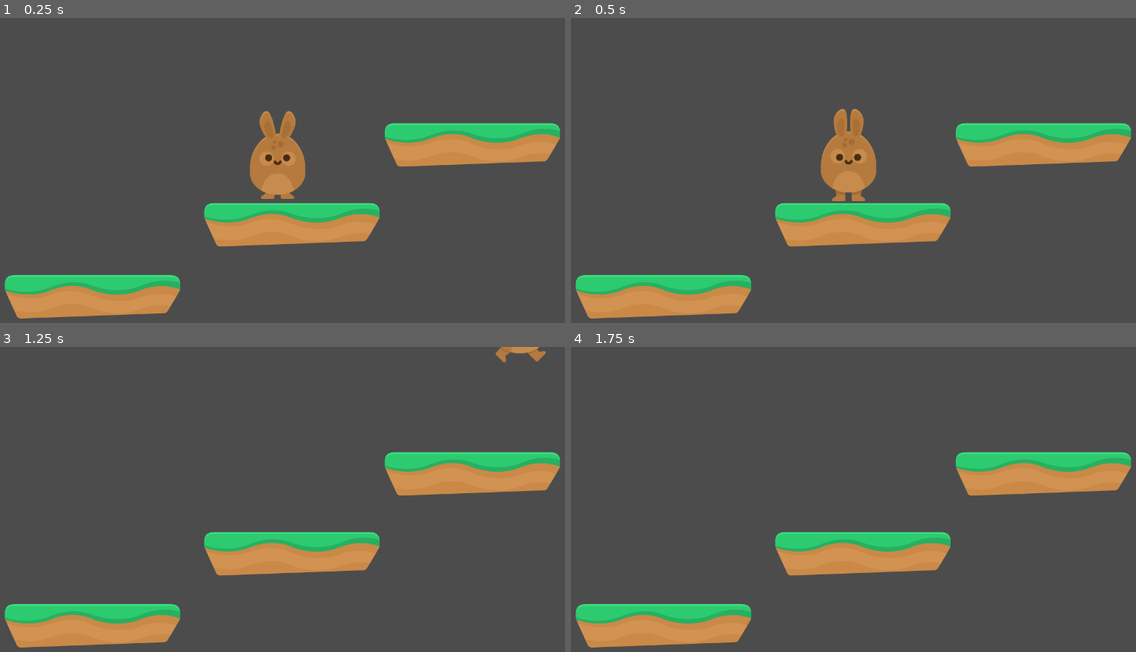
Above: before the commit, frames 1-4 (two rows, left to right).
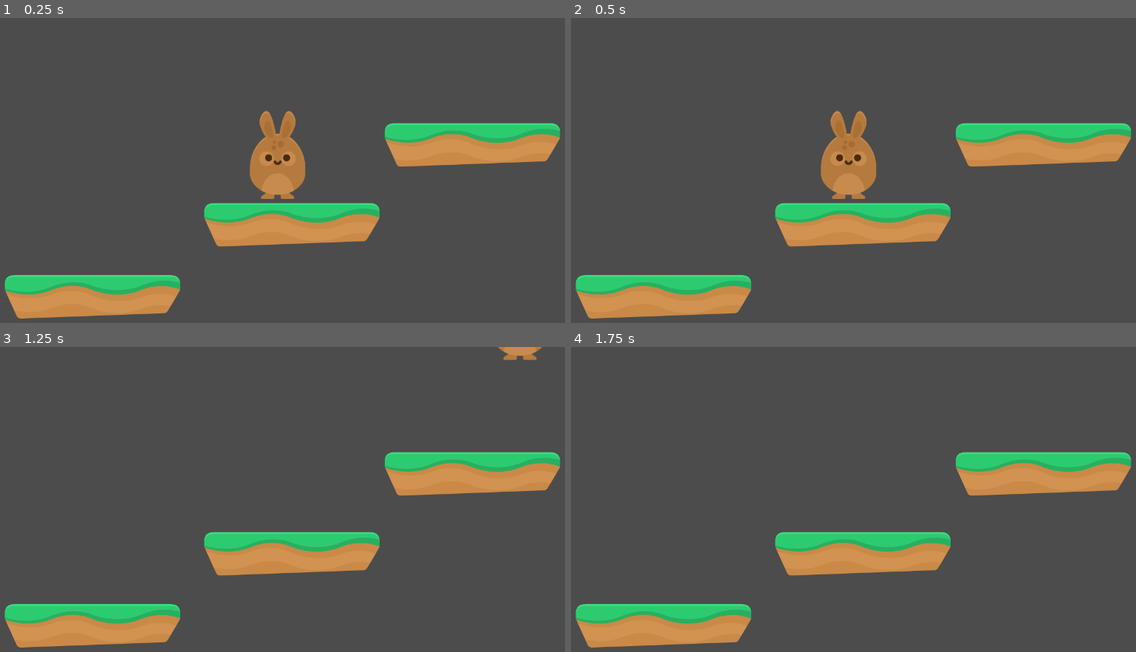
Above: after the commit, the same moments.

Repository: kalakian/DiscoveringGodot_old
Game: Godot game, scene res://Scenes/Levels/Level1.tscn
Two runs of this game, one before a commit and one after it. Both use one fixed random seed, a clock stepped at 60 frames per second and the inputs below.
Inputs:
- Up to frame 1 (0.25 s): no input
- Up to frame 2 (0.5 s): no input
- Up to frame 3 (1.25 s): hold Right (right) from 0.53 s (still down); hold W (jump) from 0.53 s (still down)
- Up to frame 4 (1.75 s): keep holding Right (right); release W (jump) at 1.28 s; tap W (jump) at 1.35, 1.52 s

Frame 1 is identical in both runs. In frame 2, 0.4% of the frame differs, in the area x 44-54%, y 29-61%; in frame 3, 0.2%; in frame 4, nothing differs.
Error after the commit: Parse Error: The function signature doesn't match the parent. Parent signature is: "void update()". (res://Scripts/PlayerAnimation.gd:3)

Commit message:
3_Hoppy_Days: Code Cleanup
- Bunny's Animation moved to a separate script
- Bunny now has a jump animation

Diff:
--- a/3_Hoppy_Days/Scenes/Player.tscn
+++ b/3_Hoppy_Days/Scenes/Player.tscn
@@ -7,6 +7,7 @@
 [ext_resource path="res://GFX/Players/bunny1_jump.png" type="Texture" id=5]
 [ext_resource path="res://GFX/Players/bunny1_walk1.png" type="Texture" id=6]
 [ext_resource path="res://GFX/Players/bunny1_walk2.png" type="Texture" id=7]
+[ext_resource path="res://Scripts/PlayerAnimation.gd" type="Script" id=8]
 
 [sub_resource type="SpriteFrames" id=2]
 
@@ -55,6 +56,7 @@
 frames = SubResource( 2 )
 animation = "idle"
 frame = 1
+script = ExtResource( 8 )
 
 [node name="CollisionShape2D" type="CollisionShape2D" parent="." index="1"]
 
--- a/3_Hoppy_Days/Scripts/Player.gd
+++ b/3_Hoppy_Days/Scripts/Player.gd
@@ -8,10 +8,22 @@
 var motion = Vector2()
 
 func _physics_process(delta):
+	update_motion(delta)
+
+
+func _process(delta):
+	update_animation()
+
+
+func update_motion(delta):
 	fall(delta)
 	run()
 	jump()
 	move_and_slide(motion, UP)
+
+
+func update_animation():
+	$AnimatedSprite.update(motion)
 
 
 func fall(delta):
@@ -29,17 +41,7 @@
 	if Input.is_action_pressed("left"):
 		motion.x -= SPEED
 
-	if motion.x > 0:
-		$AnimatedSprite.play("run")
-		$AnimatedSprite.flip_h = false
-	elif motion.x < 0:
-		$AnimatedSprite.play("run")
-		$AnimatedSprite.flip_h = true
-	else:
-		$AnimatedSprite.play("idle")
-		$AnimatedSprite.flip_h = false
-
 
 func jump():
-	if is_on_floor() and Input.is_action_just_pressed("jump"):
+	if is_on_floor() and Input.is_action_pressed("jump"):
 		motion.y = -JUMP_SPEED
--- /dev/null
+++ b/3_Hoppy_Days/Scripts/PlayerAnimation.gd
@@ -0,0 +1,14 @@
+extends AnimatedSprite
+
+func update(motion):
+	flip_h = false
+
+	if motion.y < 0:
+		play("jump")
+	elif motion.x > 0:
+		play("run")
+	elif motion.x < 0:
+		play("run")
+		flip_h = true
+	else:
+		play("idle")
Not shown: 1 places in 3_Hoppy_Days/Scenes/Player.tscn that only renumber resources
